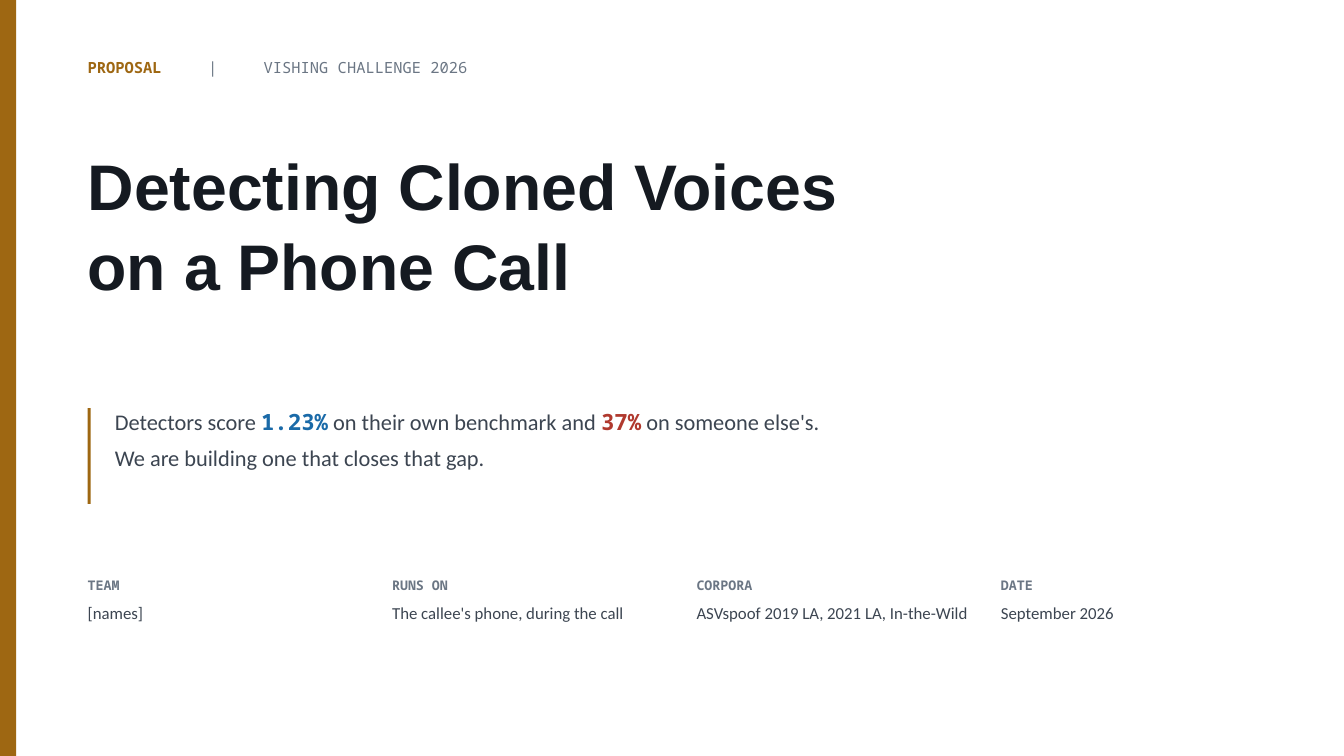
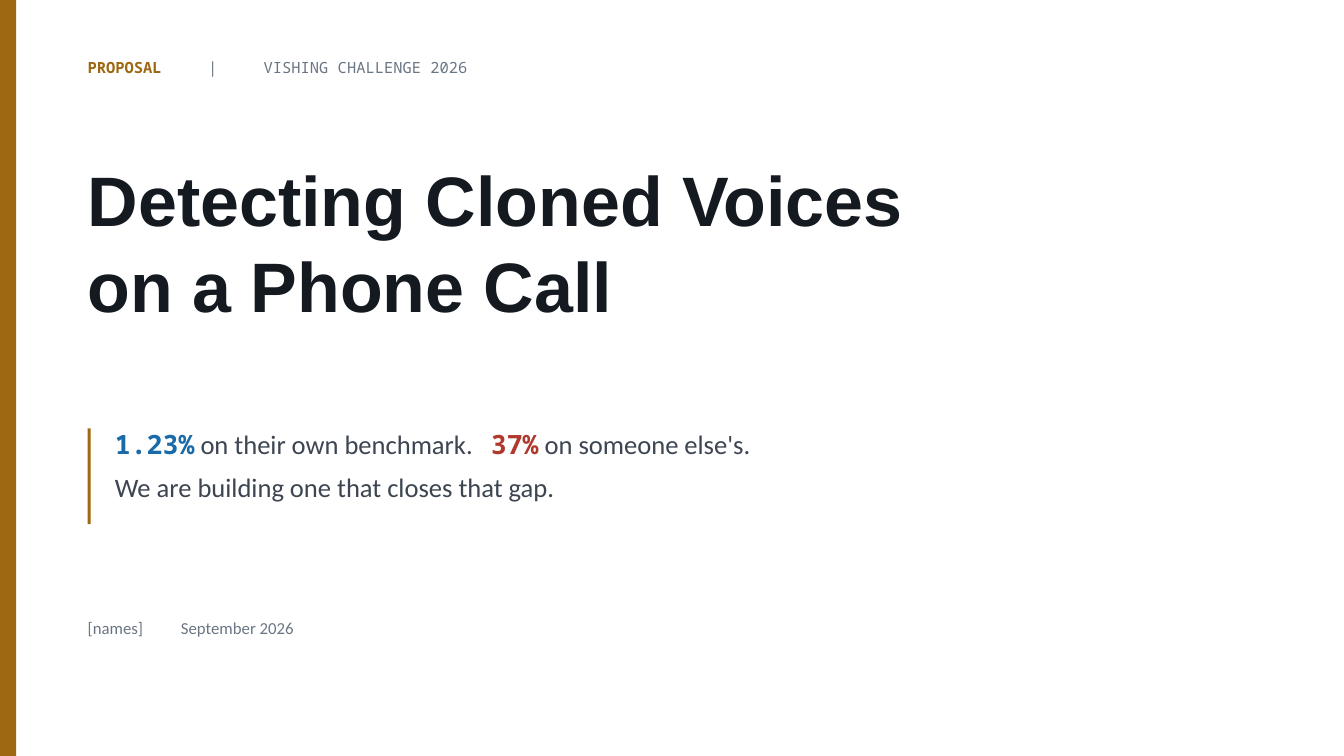
Before and after one commit to mertBiricik/vishing, a slide deck: slide 1 of slides/proposal.pptx. Drawn at 1344x756 pixels with LibreOffice and Linux fonts; fonts in the diff are those of the drawing. Boxes give left, top, right and bottom in pixels: in the first picture for what was removed or moved away, otherwise in the second. Text is boxed around its words. In the diff, an @@ line names an element or a change of style, - is before the commit and + after.

```diff
--- a/slides/proposal.pptx
+++ b/slides/proposal.pptx
@@ text "Detecting Cloned Voices on a ...": place and size @@
-text "Detecting Cloned Voices on a ..." at <box>88,163,838,291</box>
+text "Detecting Cloned Voices on a ..." at <box>88,175,902,313</box>
@@ text "Detecting Cloned Voices on a ..." at <box>88,175,902,313</box>: size 46 to 50 pt @@
@@ rectangle: place and size @@
-rectangle at <box>88,408,91,504</box>
+rectangle at <box>88,429,91,524</box>
@@ text at <box>115,434,750,502</box>: text changed; size 16 to 19 pt @@
-Detectors score 1.23% on their own benchmark and 37% on someone else's.
-We are building one that closes that gap.
+1.23% on their own benchmark. 37% on someone else's.
+We are building one that closes that gap.
@@ text removed at <box>88,580,143,622</box> @@
-TEAM
-[names]
@@ text removed at <box>392,580,624,622</box> @@
-RUNS ON
-The callee's phone, during the call
@@ text removed at <box>697,580,967,622</box> @@
-CORPORA
-ASVspoof 2019 LA, 2021 LA, In-the-Wild
@@ text at <box>88,622,294,637</box>: text changed; text colour #3C4551 to #6B7684 @@
-DATE
-September 2026
+[names] September 2026
```
Also in this commit, not shown: 11 other slides changed, 1 slide added, 2 other files.
